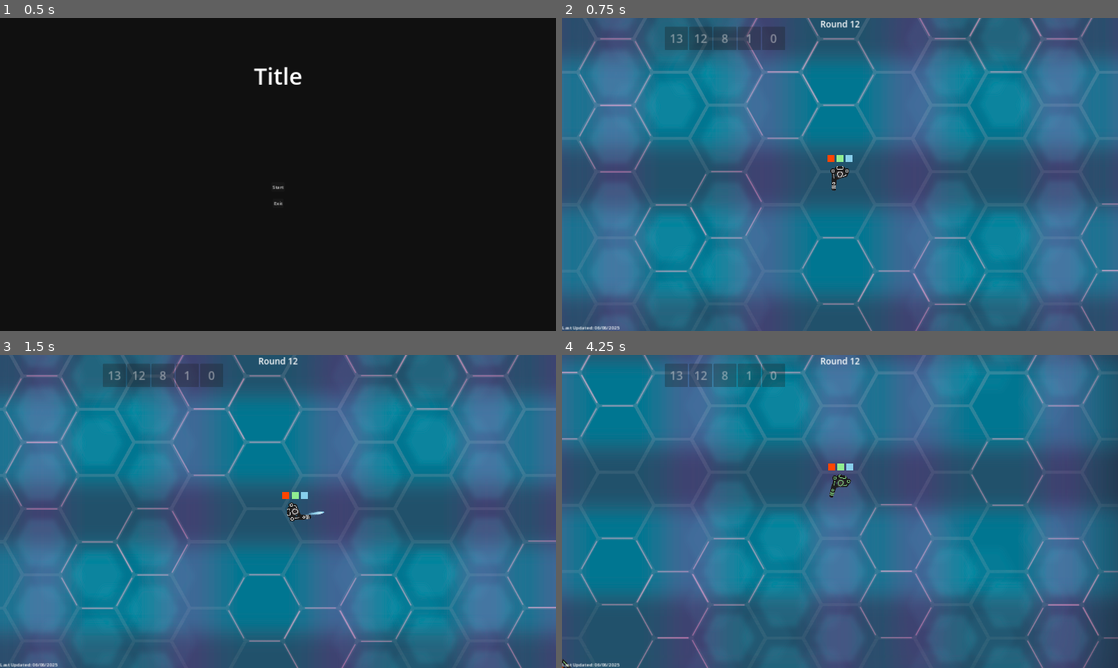
Above: before the commit, frames 1-4 (two rows, left to right).
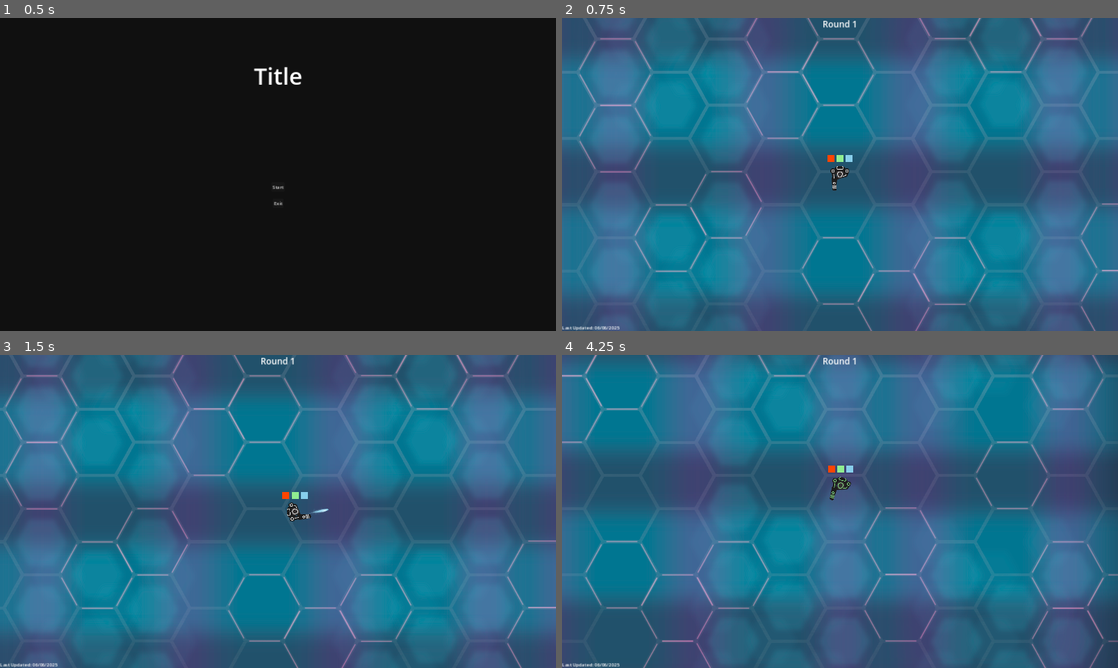
Above: after the commit, the same moments.

Repository: slowstate/light-match
Game: Godot game, scene res://Menus/MainMenu/main_menu.tscn
The game is run twice, just before and just after one commit, with the same random seed, the same clock (stepped at 60 frames per second) and the same inputs.
Inputs (mouse positions are in pixels of both pictures, inside the frame that each line leads up to):
- Up to frame 1 (0.5 s): no input
- Up to frame 2 (0.75 s): click "Start" at 0.5 s
- Up to frame 3 (1.5 s): tap Enter at 1.25 s; move the mouse to (400, 495) at 1.27 s; hold D (player_move_right) from 1.28 s (still down); hold 1 (player_blue) from 1.28 s (still down); click (400, 495) at 1.42 s
- Up to frame 4 (4.25 s): move the mouse to (728, 527) at 2.02 s; release D (player_move_right) at 2.03 s; release 1 (player_blue) at 2.03 s; hold S (player_move_down) 2.03-2.78 s; tap 2 (player_green) at 2.1 s; click (728, 527) at 2.17 s; move the mouse to (895, 442) at 2.77 s; hold D (player_move_right) 2.78-3.53 s; hold E (player_next_colour) 2.78-3.53 s; click (895, 442) at 2.92 s; move the mouse to (812, 574) at 3.52 s; hold W (player_move_up) from 3.53 s (still down); tap Q (player_previous_colour) at 3.6 s; click (812, 574) at 3.67 s

Frame 1 is identical in both runs. In frame 2, 1.5% of the frame differs, in the area x 18-54%, y 0-56%; in frame 3, 1.6%; in frame 4, 8.6%, in the area x 0-100%, y 0-100%.

Commit message:
Bullet angle is clamped within +/- 5 degrees of the player's gun angle, undo round changes for testing

Diff:
--- a/Arena/Rounds/12.tres
+++ b/Arena/Rounds/12.tres
@@ -4,7 +4,7 @@
 
 [resource]
 script = ExtResource("1_c8u3t")
-total_enemies_to_spawn = 1
+total_enemies_to_spawn = 10
 spawn_bots = false
 spawn_lizards = false
 spawn_tanks = false
--- a/Arena/arena.tscn
+++ b/Arena/arena.tscn
@@ -23,7 +23,6 @@
 
 [node name="Arena" type="Node2D"]
 script = ExtResource("1_ea2pg")
-current_round_number = 12
 
 [node name="BG" type="Sprite2D" parent="."]
 position = Vector2(1920, 1080)
--- a/Player/Bullet/bullet.gd
+++ b/Player/Bullet/bullet.gd
@@ -7,7 +7,7 @@
 
 var bullet_id: String
 var colour: Globals.Colour
-var direction: Vector2
+var angle: float
 var damage: int
 var speed: float
 var travel_distance: float
@@ -15,10 +15,10 @@
 const BULLET = preload("res://Player/Bullet/bullet.tscn")
 
 
-static func create(bullet_position: Vector2, bullet_direction: Vector2, bullet_colour: Globals.Colour, bullet_damage := 1, bullet_speed := 1500.0) -> Bullet:
+static func create(bullet_position: Vector2, bullet_angle: float, bullet_colour: Globals.Colour, bullet_damage := 1, bullet_speed := 1500.0) -> Bullet:
 	var new_bullet: Bullet = BULLET.instantiate()
 	new_bullet.global_position = bullet_position
-	new_bullet.direction = bullet_direction.normalized()
+	new_bullet.angle = bullet_angle
 	new_bullet.colour = bullet_colour
 	new_bullet.damage = bullet_damage
 	new_bullet.speed = bullet_speed
@@ -35,6 +35,7 @@
 	set_collision_mask_value(Globals.CollisionLayer.ENEMIES, true)
 	set_collision_mask_value(Globals.CollisionLayer.BOUNDARIES, true)
 	sprite.modulate = Globals.COLOUR_VISUAL_VALUE[colour]
+	rotation = angle
 
 
 # Called every frame. 'delta' is the elapsed time since the previous frame.
@@ -42,8 +43,7 @@
 	if !colour:
 		return
 
-	var velocity = direction * speed
-	rotation = velocity.angle()
+	var velocity = Vector2.from_angle(angle).normalized() * speed
 	collision_check_ray_cast.target_position = Vector2(speed * delta, 0)
 	if collision_check_ray_cast.is_colliding():
 		global_position = collision_check_ray_cast.get_collision_point()
--- a/Player/Sprite/player_sprite.tscn
+++ b/Player/Sprite/player_sprite.tscn
@@ -161,7 +161,7 @@
 
 [node name="Gun" type="Sprite2D" parent="Torso"]
 position = Vector2(21.5, -3.25)
-rotation = 0.261799
+rotation = 0.226893
 texture = ExtResource("8_bp4oq")
 offset = Vector2(-10.5805, -39.6005)
 
--- a/Player/player.gd
+++ b/Player/player.gd
@@ -26,14 +26,6 @@
 @onready var player_upgrades_interface: HBoxContainer = $PlayerInterface/PlayerUpgradesInterface
 @onready var hit_immunity_timer: Timer = $HitImmunityTimer
 
-const BiggerBullet = preload("res://Player/Upgrades/bigger_bullet.gd")
-const BigBullet = preload("res://Player/Upgrades/big_bullet.gd")
-const Bipod = preload("res://Player/Upgrades/bipod.gd")
-const ChargedAmmo = preload("res://Player/Upgrades/charged_ammo.gd")
-const ChromeKnuckles = preload("res://Player/Upgrades/chrome_knuckles.gd")
-const FreezeBomb = preload("res://Player/Upgrades/freeze_bomb.gd")
-const PowerDiverter = preload("res://Player/Upgrades/power_diverter.gd")
-
 
 func _init() -> void:
 	Globals.player = self
@@ -41,7 +33,6 @@
 
 func _ready() -> void:
 	SignalBus.upgrade_removed.connect(remove_upgrade)
-	add_upgrades([PowerDiverter.new(), FreezeBomb.new(), ChromeKnuckles.new(), ChargedAmmo.new(), BigBullet.new()])
 
 
 func _physics_process(_delta: float) -> void:
@@ -99,9 +90,10 @@
 	if !gun_cooldown_timer.is_stopped():
 		return
 	player_sprite.play_shoot_animation()
-	var direction_vector: Vector2 = (tip_of_barrel_point.global_position - bullet_spawn_point.global_position).normalized()
+	var gun_angle = (tip_of_barrel_point.global_position - bullet_spawn_point.global_position).angle()
+	var angle: float = clamp((get_global_mouse_position() - bullet_spawn_point.global_position).angle(), gun_angle - deg_to_rad(5), gun_angle + deg_to_rad(5))
 	var new_bullet: Bullet
-	new_bullet = Bullet.create(bullet_spawn_point.global_position, direction_vector, current_colour)
+	new_bullet = Bullet.create(bullet_spawn_point.global_position, angle, current_colour)
 	if new_bullet:
 		new_bullet = UpgradeManager.on_bullet_fired(new_bullet)
 		get_tree().root.add_child(new_bullet)
--- a/Player/player.tscn
+++ b/Player/player.tscn
@@ -35,11 +35,11 @@
 position = Vector2(0, 1.90735e-06)
 
 [node name="BulletSpawnPoint" type="Node2D" parent="PlayerSprite"]
-position = Vector2(21, -30)
+position = Vector2(19.9998, -46.0001)
 rotation = -1.5708
 
 [node name="TipOfBarrelPoint" type="Node2D" parent="PlayerSprite"]
-position = Vector2(20.9998, -52.0001)
+position = Vector2(18.9998, -56.0001)
 
 [node name="CollisionShape2D" type="CollisionShape2D" parent="."]
 visible = false
